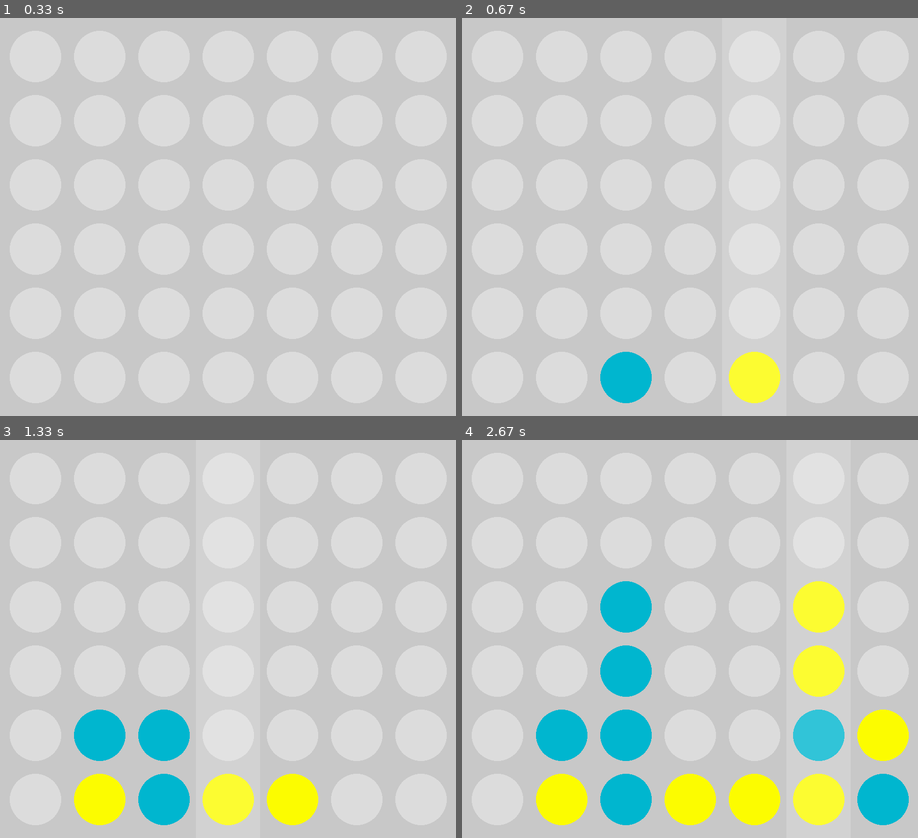
Above: before the commit, frames 1-4 (two rows, left to right).
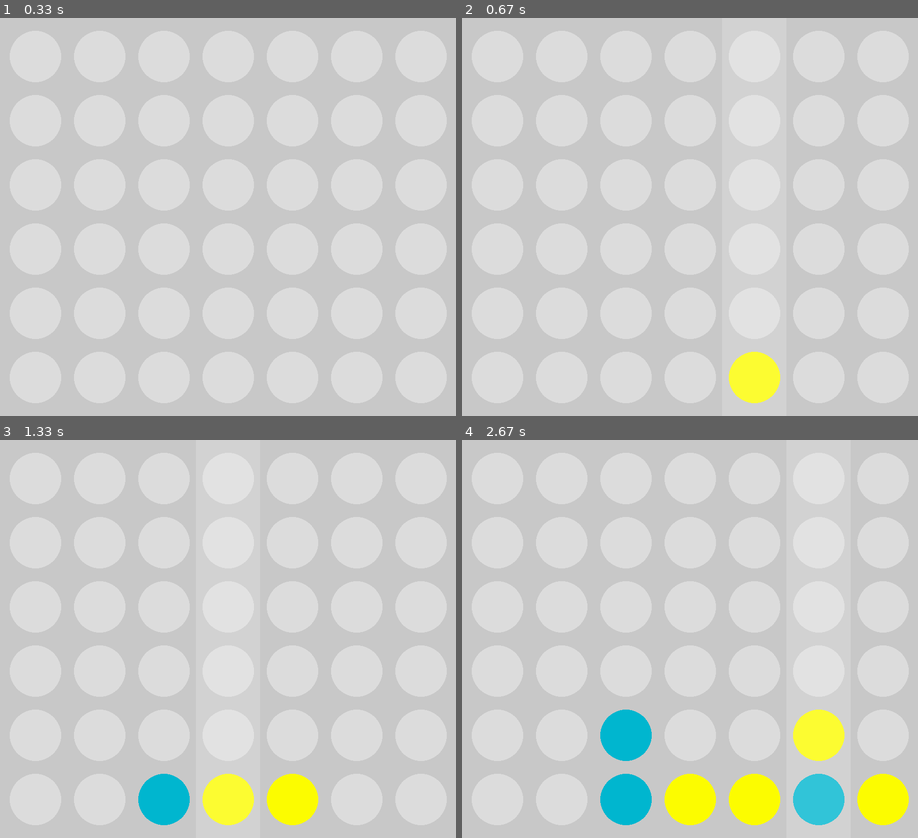
Above: after the commit, the same moments.

Repository: itsRed-v2/Puissance4-pygame
Game: pygame game, started from main.py
Two runs of this game, one before a commit and one after it. Both use one fixed random seed, a clock stepped at 60 frames per second and the inputs below.
Inputs (mouse positions are in pixels of both pictures, inside the frame that each line leads up to):
- Up to frame 1 (0.33 s): no input
- Up to frame 2 (0.67 s): press the mouse at (580, 220) at 0.37 s; move the mouse to (658, 264) at 0.47 s; release the mouse at (735, 304) at 0.6 s
- Up to frame 3 (1.33 s): click (82, 730) at 0.72 s; press the mouse at (82, 730) at 1.03 s; move the mouse to (145, 738) at 1.13 s; release the mouse at (205, 742) at 1.27 s
- Up to frame 4 (2.67 s): press the mouse at (544, 730) at 1.37 s; move the mouse to (676, 718) at 1.47 s; release the mouse at (808, 702) at 1.6 s; press the mouse at (544, 730) at 1.7 s; move the mouse to (699, 738) at 1.8 s; release the mouse at (849, 742) at 1.93 s; press the mouse at (544, 730) at 2.03 s; move the mouse to (667, 650) at 2.13 s; release the mouse at (785, 567) at 2.27 s; press the mouse at (544, 730) at 2.37 s; move the mouse to (671, 635) at 2.47 s; release the mouse at (794, 539) at 2.6 s

Frame 1 is identical in both runs. In frame 2, 1.1% of the frame differs, in the area x 30-42%, y 83-97%; in frame 3, 3.4%; in frame 4, 11%, in the area x 16-98%, y 35-97%.

Commit message:
Remplacement du système d'event listener et delay pour IAplayer

Diff:
--- a/main.py
+++ b/main.py
@@ -1,6 +1,5 @@
 import sys
 import pygame
-from typing import Callable
 
 from p4.players.IAplayer import IAPlayer
 from p4.players.userPlayer import UserPlayer
@@ -15,6 +14,7 @@
 from p4.strikeDetector import detectStrike
 
 pygame.init()
+clock = pygame.time.Clock()
 pygame.display.set_caption("Puissance 4")
 
 board = Board()
@@ -36,33 +36,14 @@
 	global playing
 	playing = False
 
-# Event listening things
-# TODO: replace this with more specific stuff because this is uselessly over engineered
-
-class EventListener():
-	def __init__(self, eventType, onEvent: Callable):
-		self.type = eventType
-		self.onEvent = onEvent
-
-eventListeners: list[EventListener] = []
-
-def listenForEvent(eventType, onEvent: Callable):
-	eventListeners.append(EventListener(eventType, onEvent))
-
-def processListeners(event: pygame.event.Event):
-	for listener in eventListeners:
-		if listener.type == event.type:
-			isRemoved = listener.onEvent(event)
-			if isRemoved:
-				eventListeners.remove(listener)
-
 # Players initialization
 
-USER = UserPlayer(Token.YELLOW, Color.YELLOW + "Utilisateur", interface, listenForEvent)
+USER = UserPlayer(Token.YELLOW, Color.YELLOW + "Utilisateur")
 IA = IAPlayer(Token.BLUE, Color.BLUE + "Ordi")
 
-# Players playing functions
+currentPlayer = USER
 
+# Processes player's decision and checks if they won
 def processAction(colIndex, player):
 	row = board.addToken(colIndex, player.token)
 	assert row != -1 and row != None
@@ -73,23 +54,24 @@
 		interface.highlightedPoints = strike
 		# interface.display_win()
 
-def onceUserPlayed(answer):
-	processAction(answer, USER)
+# This callback function is called by players when they chose their answer
+def oncePlayed(answer):
+	global currentPlayer
+	processAction(answer, currentPlayer)
 
-	if playing:
-		print("IA is playing")
-		IA.play(board, onceIaPlayed)
+	if playing: # playing may be false if the game ended after processAction() was called
+		# Swapping current player
+		if currentPlayer == USER:
+			currentPlayer = IA
+		else: currentPlayer = USER
 
-def onceIaPlayed(answer):
-	processAction(answer, IA)
+		# asking new current player to play
+		currentPlayer.play(board, oncePlayed)
 
-	if playing:
-		print("USER is playing")
-		USER.play(board, onceUserPlayed)
+# asking the first player to play the first round
+currentPlayer.play(board, oncePlayed)
 
 # ==== Main loop ====
-
-USER.play(board, onceUserPlayed)
 
 def mainLoop():
 	while True:
@@ -101,7 +83,12 @@
 				stopGame()
 				return
 
-			processListeners(event)
+			if event.type == pygame.MOUSEBUTTONUP and currentPlayer == USER:
+				USER.onMouseClick(event)
+
+		IA.tick()
+
+		clock.tick(60)
 
 mainLoop()
 
--- a/p4/board.py
+++ b/p4/board.py
@@ -28,6 +28,9 @@
 		if 0 <= index < self.WIDTH:
 			return self.columns[index]
 
+	def getTokenAt(self, col: int, row: int):
+		return self.columns[col][row]
+
 	def addToken(self, columnIndex, token: Token):
 		column = self.getColumn(columnIndex)
 		if column == None: return None
--- a/p4/display/interface.py
+++ b/p4/display/interface.py
@@ -1,4 +1,5 @@
 import pygame
+from pygame import Color, Surface
 
 from p4.board import Board
 from p4.utils.vector import Vector
@@ -9,9 +10,9 @@
 COLUMN_WIDTH = TOKEN_RADIUS * 2 + TOKEN_GAP
 
 TOKEN_COLORS = {
-	Token.BLUE: (0, 182, 207),
-	Token.YELLOW: (252, 252, 0),
-	Token.EMPTY: (220, 220, 220)
+	Token.BLUE: Color(0, 182, 207),
+	Token.YELLOW: Color(252, 252, 0),
+	Token.EMPTY: Color(220, 220, 220)
 }
 
 class Interface:
@@ -27,14 +28,12 @@
 		board = self.board
 		screen = self.screen
 
-		screen.fill((200, 200, 200))
+		screen.fill(Color(200, 200, 200))
 
 		# Drawing tokens
 		for y in range(board.HEIGHT):
 			for x in range(board.WIDTH):
-				column = board.getColumn(x)
-				assert column != None
-				token = column[y]
+				token = board.getTokenAt(x, y)
 				color = TOKEN_COLORS[token]
 
 				pos = Vector(x, y)
@@ -45,23 +44,24 @@
 				pygame.draw.circle(screen, color, pos.asTuple(), TOKEN_RADIUS)
 
 		# Drawing hovered column
-		hoveredCol = self.getHoveredColumnIndex()
+		hoveredCol = Interface.getHoveredColumnIndex(board)
 		if hoveredCol != None:
-			rect = pygame.Surface((COLUMN_WIDTH, screen.get_height())) # initializing rectangle surface with right dimensions
-			rect.fill(pygame.Color(255, 255, 255)) # setting color to white
+			rect = Surface((COLUMN_WIDTH, screen.get_height())) # initializing rectangle surface with right dimensions
+			rect.fill(Color(255, 255, 255)) # setting color to white
 			rect.set_alpha(50) # setting trensparency
 			rectPos = (hoveredCol * COLUMN_WIDTH + (TOKEN_GAP / 2), 0) # coordinates at top left corner of the surface
 			screen.blit(rect, rectPos) # blitting surface at right coordinates
 
 		pygame.display.flip()
 
-	def getHoveredColumnIndex(self):
+	@staticmethod
+	def getHoveredColumnIndex(board):
 		if not pygame.mouse.get_focused(): # if mouse is out of the game window
 			return None
 
 		mousePos = pygame.mouse.get_pos()
 		mouseX = mousePos[0]
 		hoveredColIndex = int((mouseX - TOKEN_GAP/2) // COLUMN_WIDTH) # calculating the index of the column hovered by the mouse (first col is 0, etc..)
-		if hoveredColIndex < 0 or hoveredColIndex >= self.board.WIDTH: # if hovered column is outside of the board
+		if hoveredColIndex < 0 or hoveredColIndex >= board.WIDTH: # if hovered column is outside of the board
 			return None
 		return hoveredColIndex
--- a/p4/players/IAplayer.py
+++ b/p4/players/IAplayer.py
@@ -1,6 +1,5 @@
 from typing import Callable
 from random import randint
-from time import sleep
 
 from p4.players.player import Player
 from p4.board import Board
@@ -14,14 +13,29 @@
 		self.index = number
 		self.score = 0
 
+class Task():
+	def __init__(self, delay: int, method: Callable) -> None:
+		self.delay = delay
+		self.execute = method
+
 class IAPlayer(Player):
-	def play(self, board: Board, callback: Callable, doSleep: bool = True):
-		# if doSleep: sleep(.5)
-		# TODO: async playing with artificial sleep
+	def __init__(self, token: Token, displayName):
+		self.taskList: list[Task] = []
+		super().__init__(token, displayName)
 
-		oppositeToken = Token.getOpposite(self.token)
+	def tick(self):
+		for task in self.taskList:
+			task.delay -= 1
+			if task.delay == 0:
+				task.execute()
+				self.taskList.remove(task)
 
+	def executeLater(self, delay: int, method: Callable):
+		self.taskList.append(Task(delay, method))
+
+	def play(self, board: Board, playCB: Callable):
 		# Initialisation
+		oppositeToken = self.token.getOpposite()
 
 		playable = []
 		for i in range(board.WIDTH):
@@ -38,6 +52,7 @@
 		for col in playable:
 			index = col.index
 			firstEmpty = board.getFirstEmpty(index)
+			assert firstEmpty != None
 			pos = Vector(index, firstEmpty)
 			upPos = Vector(index, firstEmpty - 1)
 
@@ -66,19 +81,9 @@
 			elif col.score == best[0].score:
 				best.append(col)
 
-		# debug
-		# st = ""
-		# for i in range(7):
-		# 	for col in playable:
-		# 		if col.index == i:
-		# 			st += f"{col.score:+5d}"
-		# 			break
-		# 	else:
-		# 		st += "____"
-		# 	st += " | "
-		# print(st)
-		##
-
 		# Choisis au hasard parmi les possibilités identiques
 		finalAnswer = best[randint(0, len(best) - 1)].index
-		callback(finalAnswer)
+
+		def finish():
+			playCB(finalAnswer)
+		self.executeLater(30, finish)
--- a/p4/players/userPlayer.py
+++ b/p4/players/userPlayer.py
@@ -1,5 +1,4 @@
 from typing import Callable
-import pygame
 from pygame.event import Event
 
 from p4.players.player import Player
@@ -7,28 +6,34 @@
 from p4.display.interface import Interface
 
 class UserPlayer(Player):
-	def __init__(self, token, displayName, interface: Interface, addEventListener: Callable):
-		self.interface = interface
-		self.addEventListener = addEventListener
+	def __init__(self, token, displayName):
+		self.setMouseEventPassive()
 		super().__init__(token, displayName)
+
+	def setMouseEventPassive(self):
+		def passiveMethod(event: Event):
+			pass
+		self.onMouseClick = passiveMethod
 
 	def play(self, board: Board, playCB: Callable):
 		def onMouseClick(event: Event):
 			# do nothing if the event is not a left click (button 1)
 			if event.button != 1:
-				return False
+				return
 
-			clickedCol = self.interface.getHoveredColumnIndex()
+			clickedCol = Interface.getHoveredColumnIndex(board)
 			# do nothing if click is not on a column
 			if clickedCol == None:
-				return False
+				return
 
 			# do nothing if clicked column is full
 			if board.getFirstEmpty(clickedCol) == -1:
-				return False
+				return
+
+			# making the mouseEvent processor passive again
+			self.setMouseEventPassive()
 
 			# calling the play callback
 			playCB(clickedCol)
-			return True # returning True removes this event listener from the main loop's event listeners
 
-		self.addEventListener(pygame.MOUSEBUTTONUP, onMouseClick)
+		self.onMouseClick = onMouseClick
--- a/p4/strikeDetector.py
+++ b/p4/strikeDetector.py
@@ -39,7 +39,7 @@
 
 	while (0 <= pointer.c < board.WIDTH
 			and 0 <= pointer.r < board.HEIGHT
-			and board.getColumn(pointer.c)[pointer.r] == token):
+			and board.getTokenAt(pointer.c, pointer.r) == token):
 
 		points.append(Vector(pointer.c, pointer.r))
 
--- a/p4/utils/token.py
+++ b/p4/utils/token.py
@@ -5,10 +5,10 @@
 	BLUE = "blue"
 	EMPTY = "empty"
 
-	@staticmethod
-	def getOpposite(token):
-		if token == Token.YELLOW:
+	def getOpposite(self):
+		assert self != Token.EMPTY # This method should not be called on an empty token
+
+		if self == Token.YELLOW:
 			return Token.BLUE
-		elif token == Token.BLUE:
+		else:
 			return Token.YELLOW
-		return None
